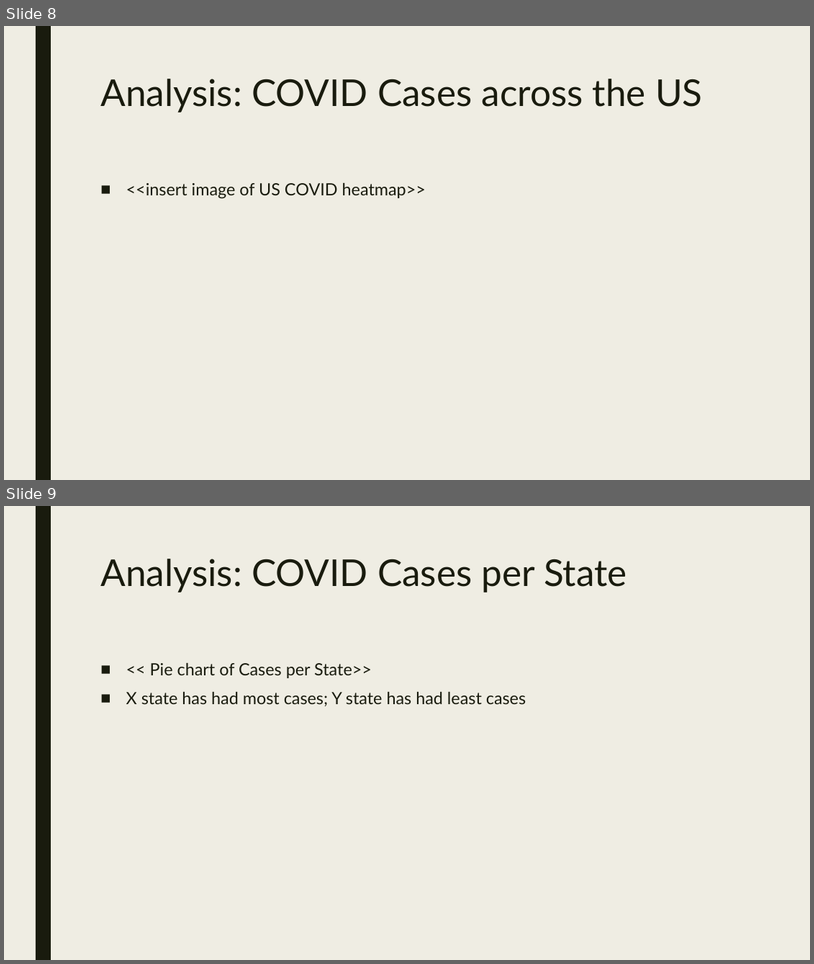
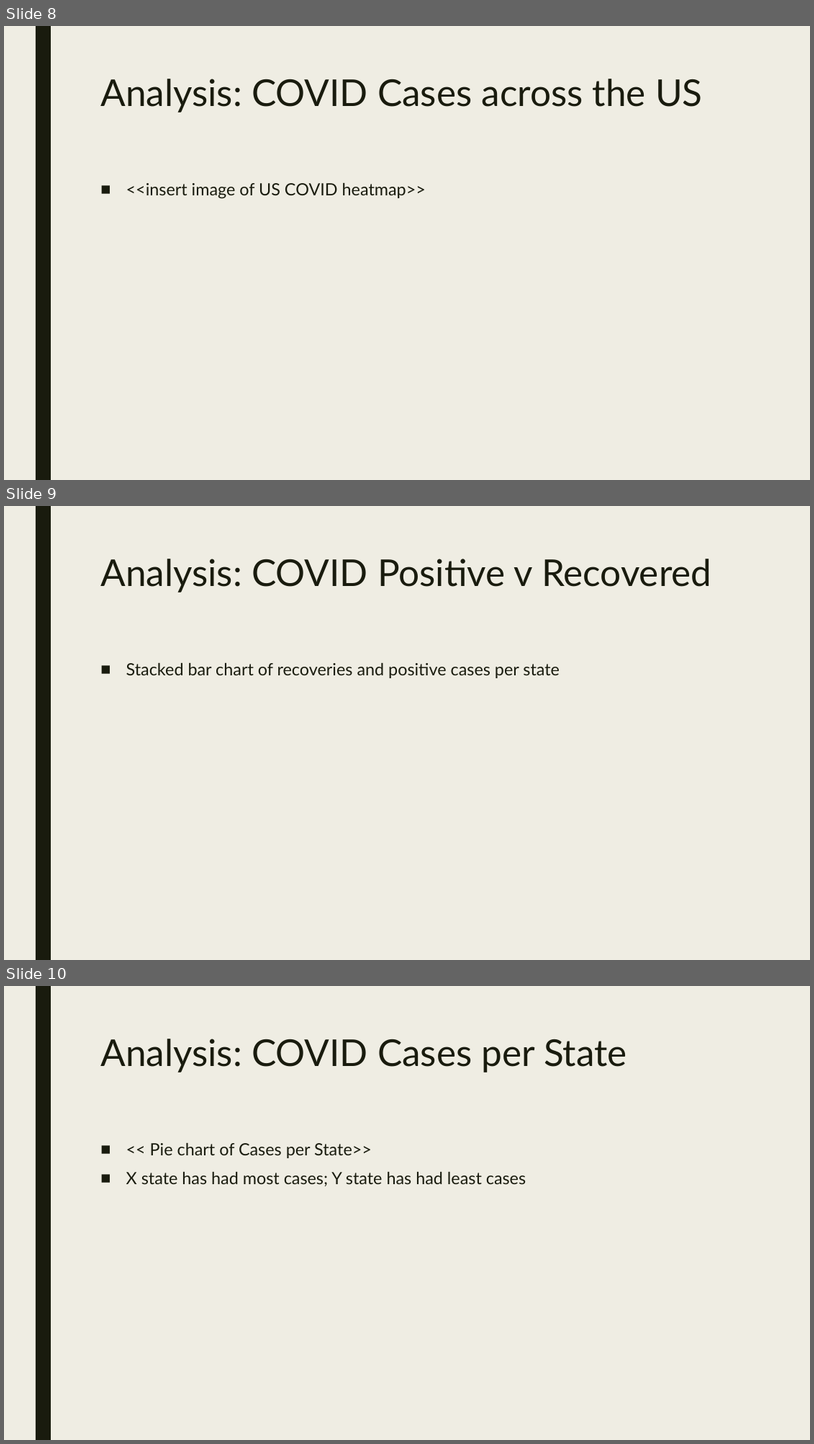
Before and after one commit to lcarbo/US_COVID_Project, a slide deck: COVID_Presentation.pptx. Shown one above the other, each under a label of ours: slides 8 and 9 before the commit, slides 8, 9 and 10 after it. The pictures are 814x964 and 814x1444 pixels, drawn with LibreOffice and Linux fonts; fonts in the diff are those of the drawing. Boxes give left, top, right and bottom in pixels: in the first picture for what was removed or moved away, otherwise in the second. Text is boxed around its words. In the diff, an @@ line names an element or a change of style, - is before the commit and + after.

```diff
--- a/COVID_Presentation.pptx
+++ b/COVID_Presentation.pptx
@@ slide 9 added at (x1=4, y1=506, x2=810, y2=960), background #EFEDE3; not listed: 1 template element that a slide beside it also shows @@
@@ title added at (x1=100, y1=559, x2=712, y2=592), 44 pt, text #191B0E @@
+Analysis: COVID Positive v Recovered
@@ text added at (x1=126, y1=662, x2=560, y2=678), 20 pt, text #191B0E @@
+■ Stacked bar chart of recoveries and positive cases per state
@@ what was slide 9 is now slide 10 @@
```
Also in this commit, not shown: 8 slides changed.
